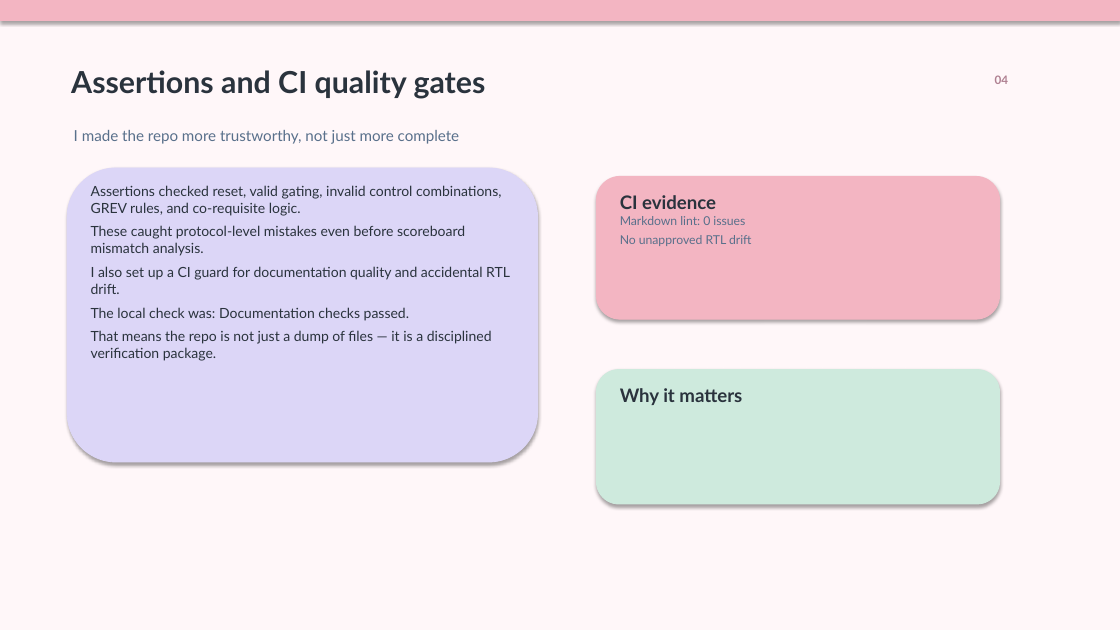
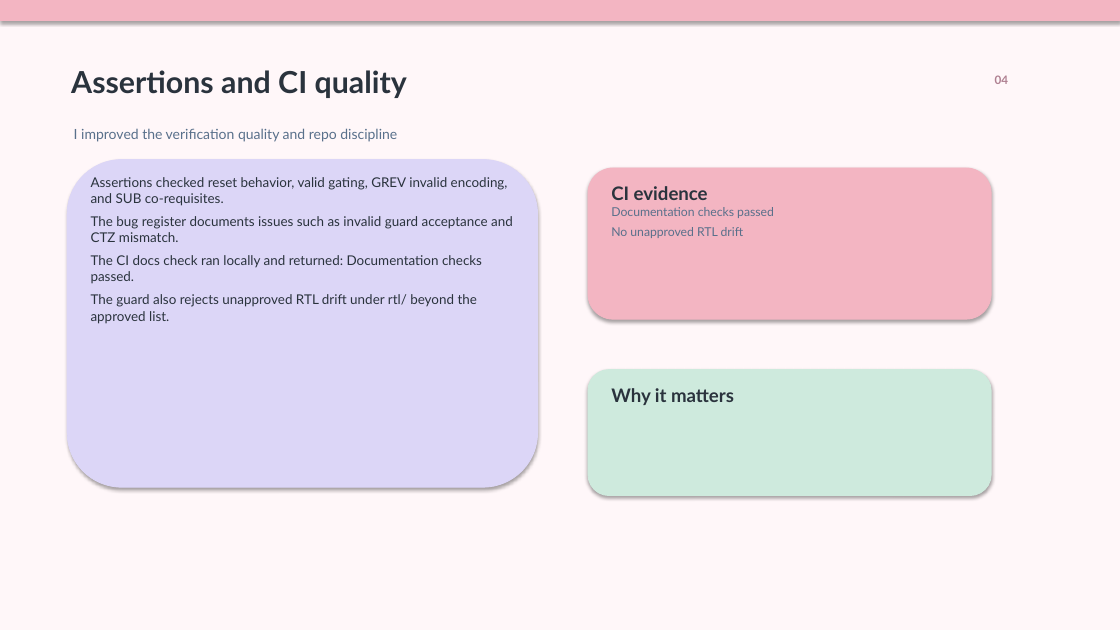
Before and after one commit to JHT127/riscv-bmu-verification, a slide deck: slide 5 of docs/05_presentation/BMU_Verification_Presentation.pptx. Drawn at 1120x630 pixels with LibreOffice and Linux fonts; fonts in the diff are those of the drawing. Boxes give left, top, right and bottom in pixels: in the first picture for what was removed or moved away, otherwise in the second. Text is boxed around its words. In the diff, an @@ line names an element or a change of style, - is before the commit and + after.

Commit message:
update presentation deck

```diff
--- a/docs/05_presentation/BMU_Verification_Presentation.pptx
+++ b/docs/05_presentation/BMU_Verification_Presentation.pptx
@@ text at (71, 70, 407, 98): text changed @@
-Assertions and CI quality gates
+Assertions and CI quality
@@ text at (74, 128, 397, 142): text changed; size 13 to 12 pt @@
-I made the repo more trustworthy, not just more complete
+I improved the verification quality and repo discipline
@@ rounded rectangle: place and size @@
-rounded rectangle at (67, 168, 538, 462)
+rounded rectangle at (67, 160, 538, 487)
@@ text at (91, 177, 513, 324): text changed; size 12 to 11.5 pt @@
-Assertions checked reset, valid gating, invalid control combinations, GREV rules, and co-requisite logic.
-These caught protocol-level mistakes even before scoreboard mismatch analysis.
-I also set up a CI guard for documentation quality and accidental RTL drift.
-The local check was: Documentation checks passed.
-That means the repo is not just a dump of files — it is a disciplined verification package.
+Assertions checked reset behavior, valid gating, GREV invalid encoding, and SUB co-requisites.
+The bug register documents issues such as invalid guard acceptance and CTZ mismatch.
+The CI docs check ran locally and returned: Documentation checks passed.
+The guard also rejects unapproved RTL drift under rtl/ beyond the approved list.
@@ rounded rectangle: place and size @@
-rounded rectangle at (597, 176, 1000, 319)
+rounded rectangle at (588, 168, 991, 319)
@@ text "CI evidence": place and size @@
-text "CI evidence" at (486, 195, 745, 277)
+text "CI evidence" at (611, 186, 744, 238)
@@ text at (620, 216, 745, 225): text changed @@
-Markdown lint: 0 issues
+Documentation checks passed
@@ rounded rectangle: place and size @@
-rounded rectangle at (597, 370, 1000, 504)
+rounded rectangle at (588, 370, 991, 496)
@@ text "Why it matters": place and size @@
-text "Why it matters" at (620, 388, 742, 405)
+text "Why it matters" at (611, 388, 734, 405)
```
Also in this commit, not shown: 7 other slides changed, 2 slides added, 2 slides removed.
